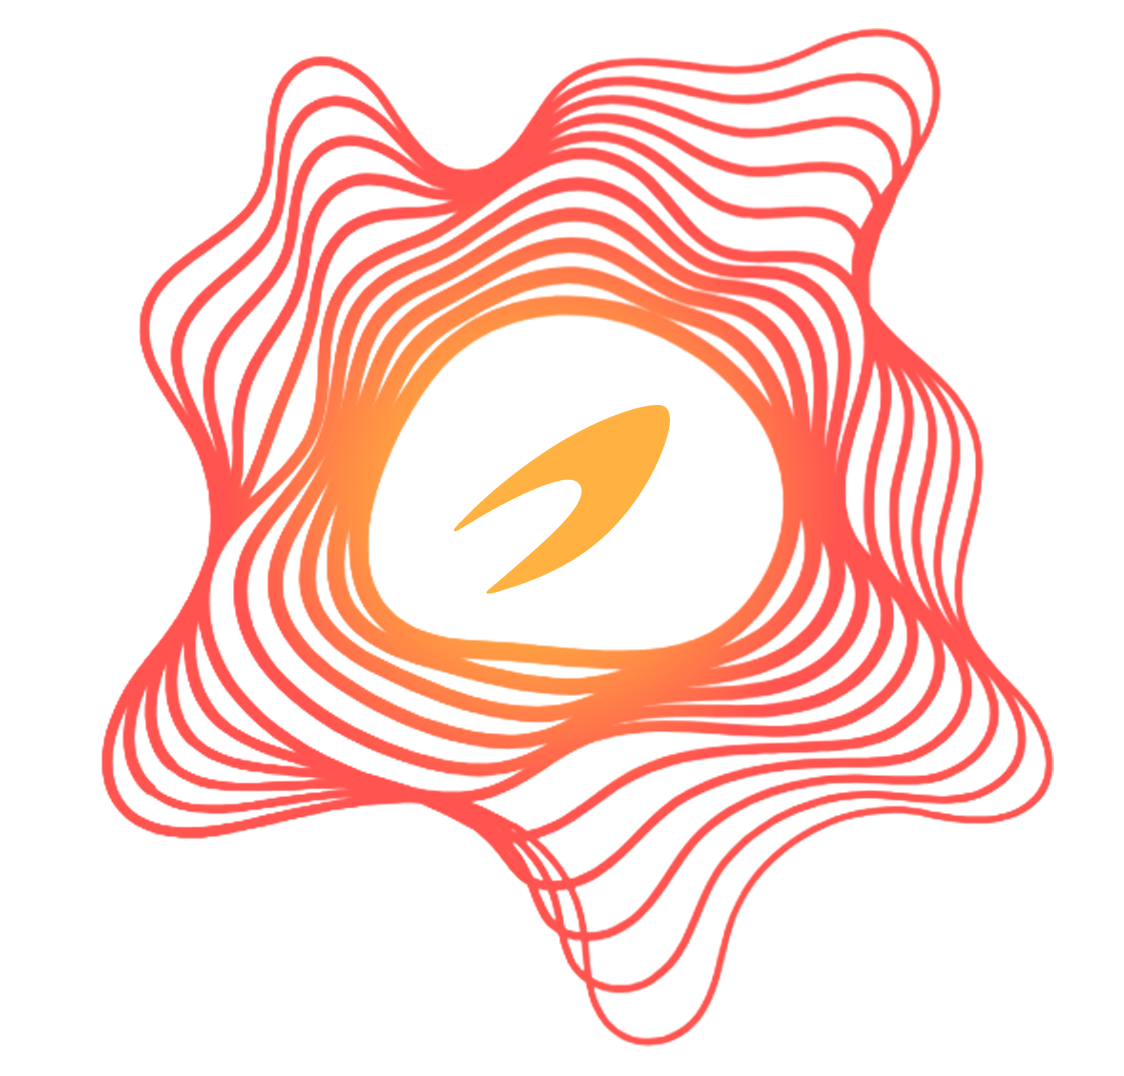
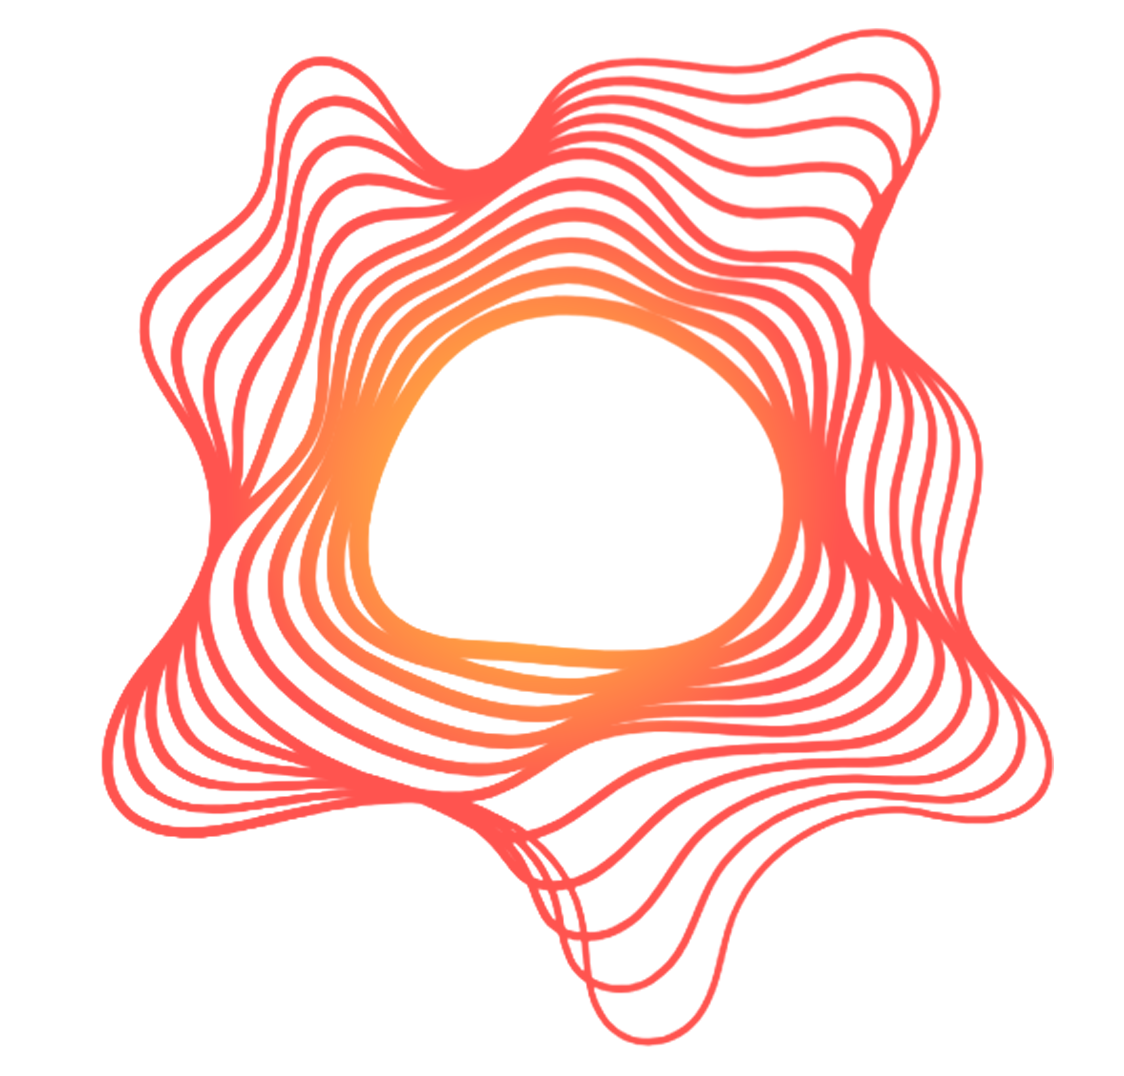
Layers edited between the first and the second 1124×1076 image:
hid "Layer 5" over left=454, top=405, right=670, bottom=594